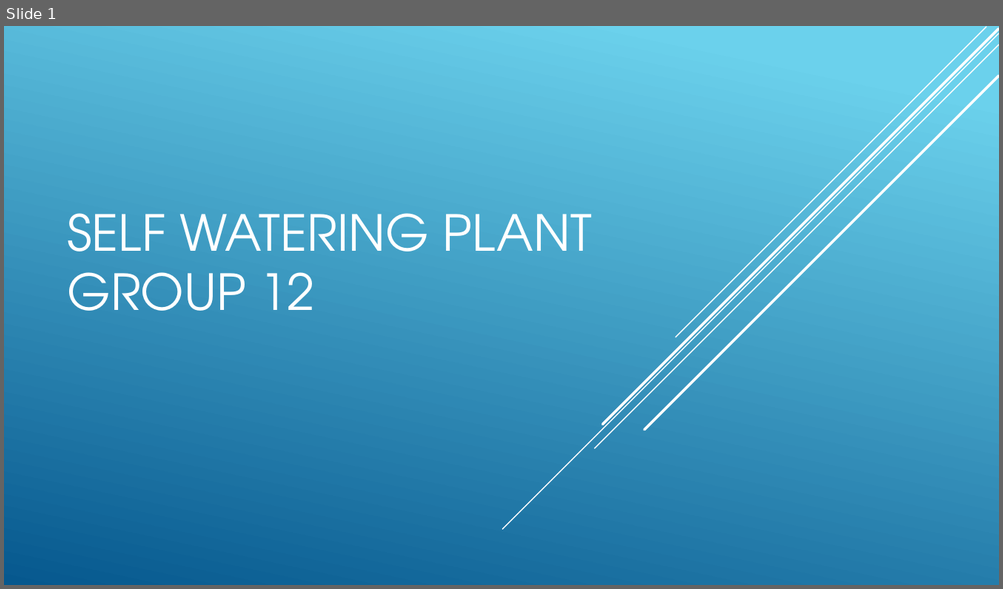
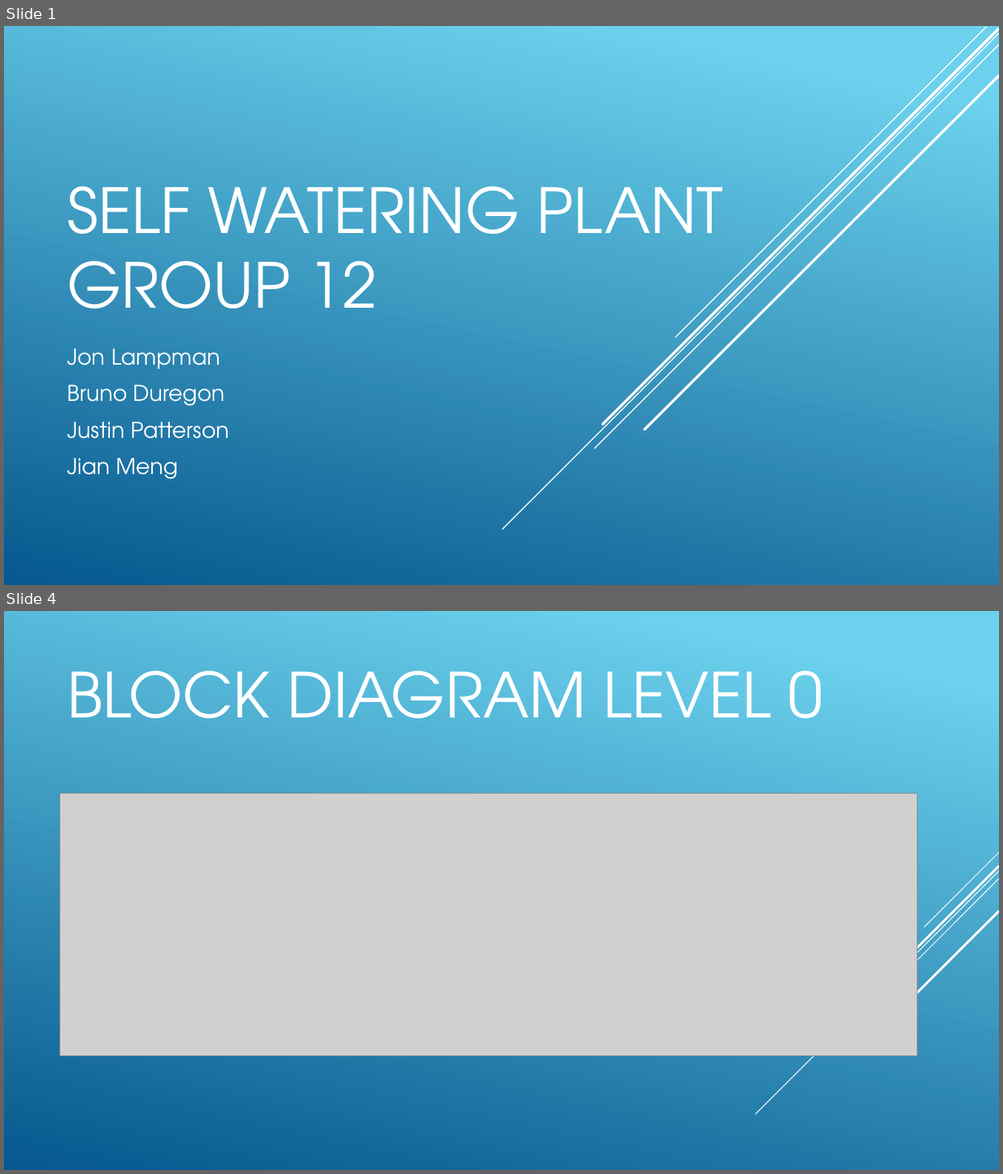
Before and after one commit to jp32/ece411-pdx, a slide deck: documents/presentation.pptx. Shown one above the other, each under a label of ours: slide 1 before the commit, slides 1 and 4 after it; the slides between them are not shown. The pictures are 1003x589 and 1003x1174 pixels, drawn with LibreOffice and Linux fonts; fonts in the diff are those of the drawing; grey boxes stand for pictures. Boxes give left, top, right and bottom in pixels: in the first picture for what was removed or moved away, otherwise in the second. Text is boxed around its words. In the diff, an @@ line names an element or a change of style, - is before the commit and + after.

```diff
--- a/documents/presentation.pptx
+++ b/documents/presentation.pptx
@@ slide 4 added at bbox=[4, 611, 999, 1170], background gradient #6ED2EB to #06588E @@
@@ title added at bbox=[68, 671, 823, 718], 60 pt, text #FFFFFF @@
+BLOCK DIAGRAM LEVEL 0
@@ picture added at bbox=[60, 794, 917, 1056] @@
@@ group added at bbox=[755, 853, 999, 1115]: 5 lines @@
@@ slide 1 changed as well @@
@@ title "SELF WATERING PLANT GROUP 12" at bbox=[68, 187, 723, 309]: size 48 to 60 pt @@
@@ subtitle added at bbox=[68, 349, 229, 480], 21 pt, text #FFFFFF @@
+Jon Lampman
+Bruno Duregon
+Justin Patterson
+Jian Meng
```
Also in this commit, not shown: 3 other slides added, 2 other files.
